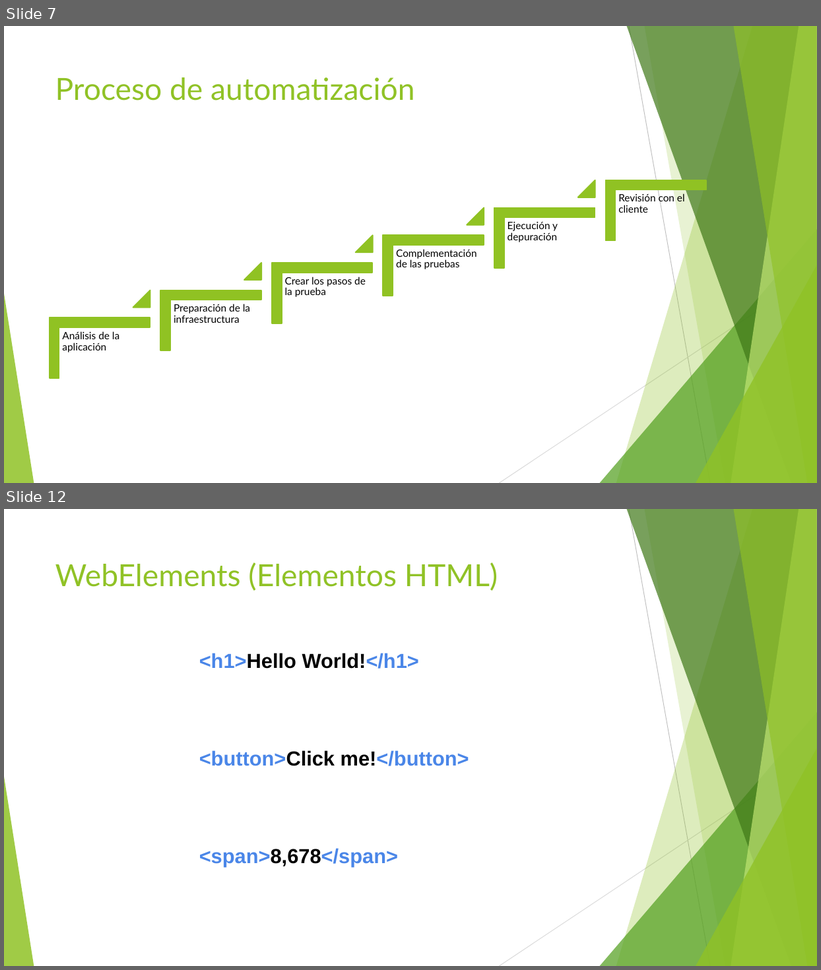
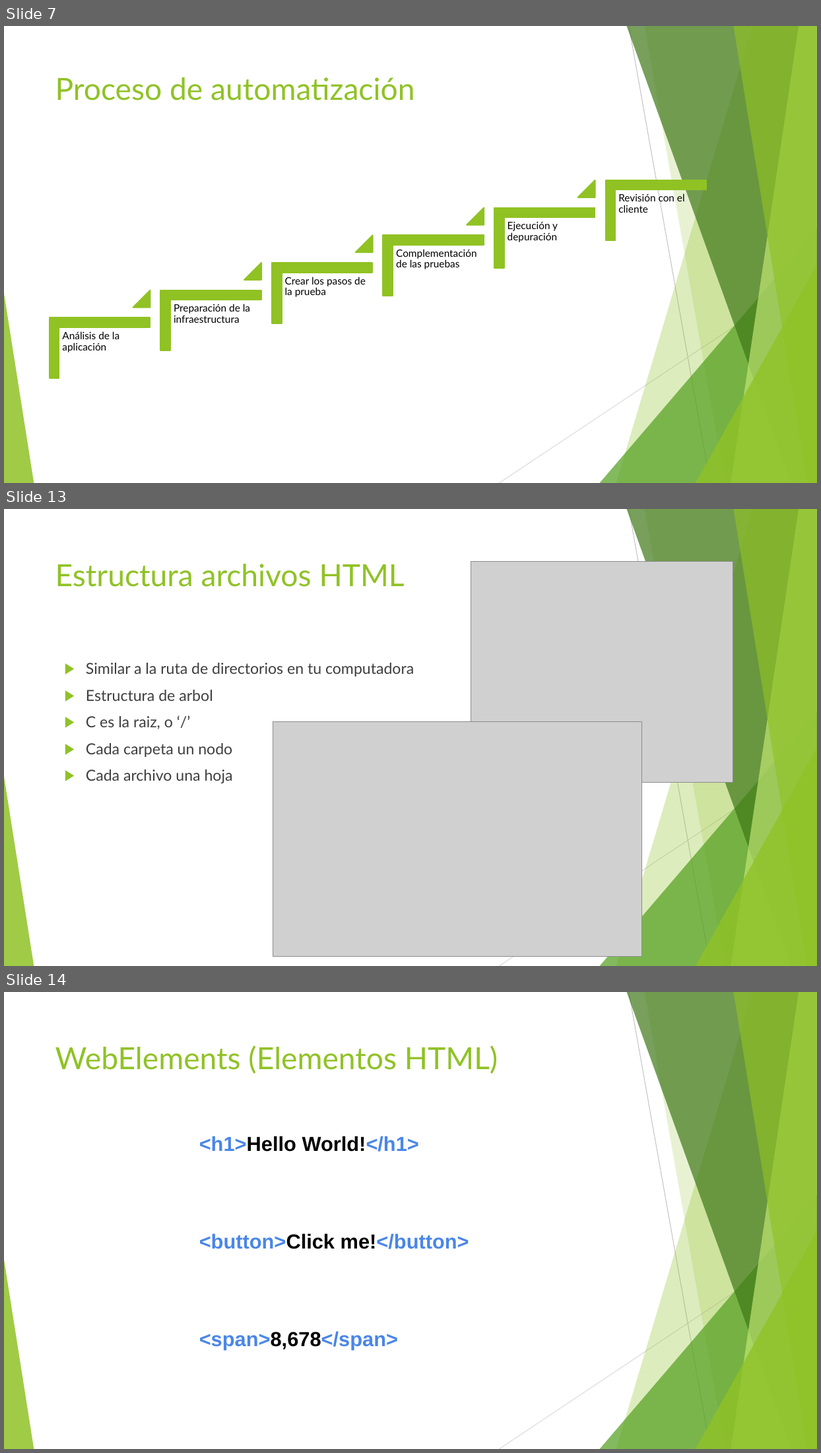
Before and after one commit to jomarnavarro/intro_automation, a slide deck: presentaciones/Selenium, session 1.pptx. Shown one above the other, each under a label of ours: slides 7 and 12 before the commit, slides 7, 13 and 14 after it; the slides between them are not shown. The pictures are 821x970 and 821x1453 pixels, drawn with LibreOffice and Linux fonts; fonts in the diff are those of the drawing; grey boxes stand for pictures. Boxes give left, top, right and bottom in pixels: in the first picture for what was removed or moved away, otherwise in the second. Text is boxed around its words. In the diff, an @@ line names an element or a change of style, - is before the commit and + after.

```diff
--- a/presentaciones/Selenium, session 1.pptx
+++ b/presentaciones/Selenium, session 1.pptx
@@ slide 13 added at box(4, 509, 817, 966), background #FFFFFF; not listed: 10 template elements that a slide beside it also shows @@
@@ title added at box(55, 564, 405, 587), 36 pt, text #90C226 @@
+Estructura archivos HTML
@@ picture added at box(471, 561, 733, 783) @@
@@ text added at box(86, 663, 414, 784), 18 pt, text #3F3F3F @@
+▶ Similar a la ruta de directorios en tu computadora
+▶ Estructura de arbol
+▶ C es la raiz, o ‘/’
+▶ Cada carpeta un nodo
+▶ Cada archivo una hoja
@@ picture added at box(273, 722, 642, 956) @@
@@ what was slide 12 is now slide 14 @@
```
Also in this commit, not shown: 8 slides changed, 2 other slides added, 2 slides removed.
